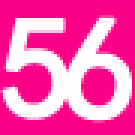
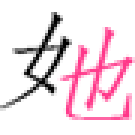
The second 135 × 135 image is a revision of the first. Changes to its layers:
added layer "她" above "她 拷贝" over (x1=0, y1=12, x2=72, y2=111)
added layer "她 拷贝" above "gou.com" over (x1=57, y1=27, x2=135, y2=120)
hid "6" (1st of 2) over (x1=0, y1=15, x2=132, y2=123)
hid "图层 9" over (x1=0, y1=0, x2=135, y2=135)
